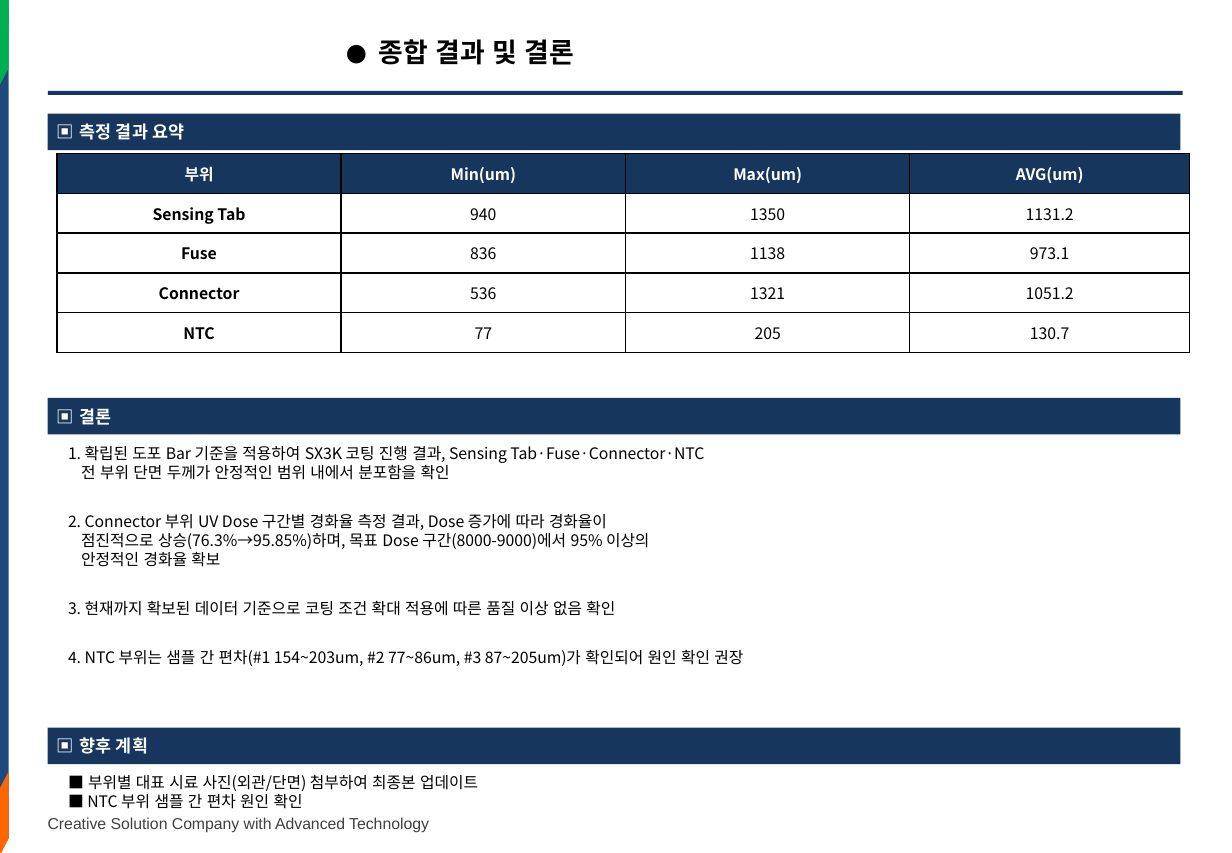
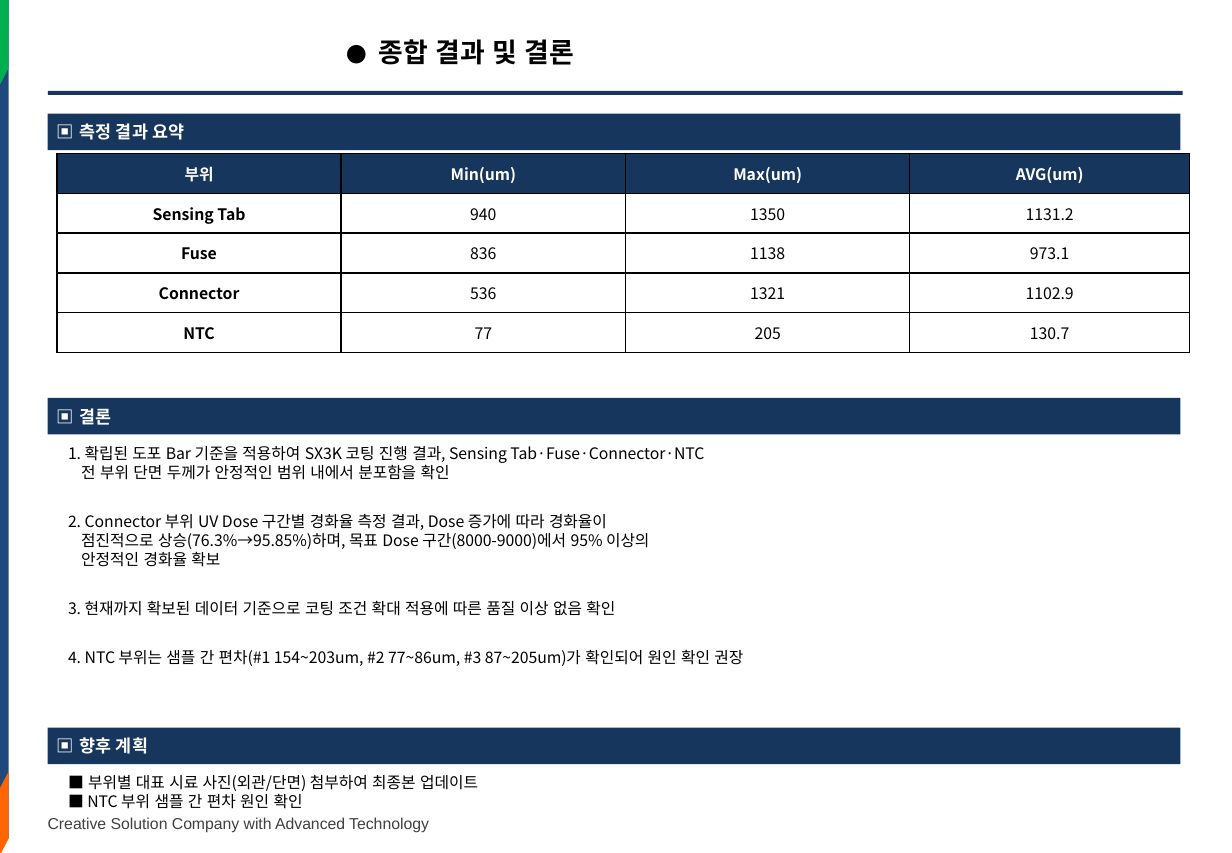
Before and after one commit to hyunsun901219/kingbambbang, a slide deck: slide 8 of docs/SX3K-코팅섹션-분석결과.pptx. Drawn at 1232x853 pixels with LibreOffice and Linux fonts; fonts in the diff are those of the drawing; background and template pictures are left out. Boxes give left, top, right and bottom in pixels: in the first picture for what was removed or moved away, otherwise in the second. Text is boxed around its words. In the diff, an @@ line names an element or a change of style, - is before the commit and + after.

```diff
--- a/docs/SX3K-코팅섹션-분석결과.pptx
+++ b/docs/SX3K-코팅섹션-분석결과.pptx
@@ table at box(57, 154, 1190, 353) @@
-row 4, column 4: 1051.2
+row 4, column 4: 1102.9
```
Also in this commit, not shown: 3 other slides changed, 1 other file.
